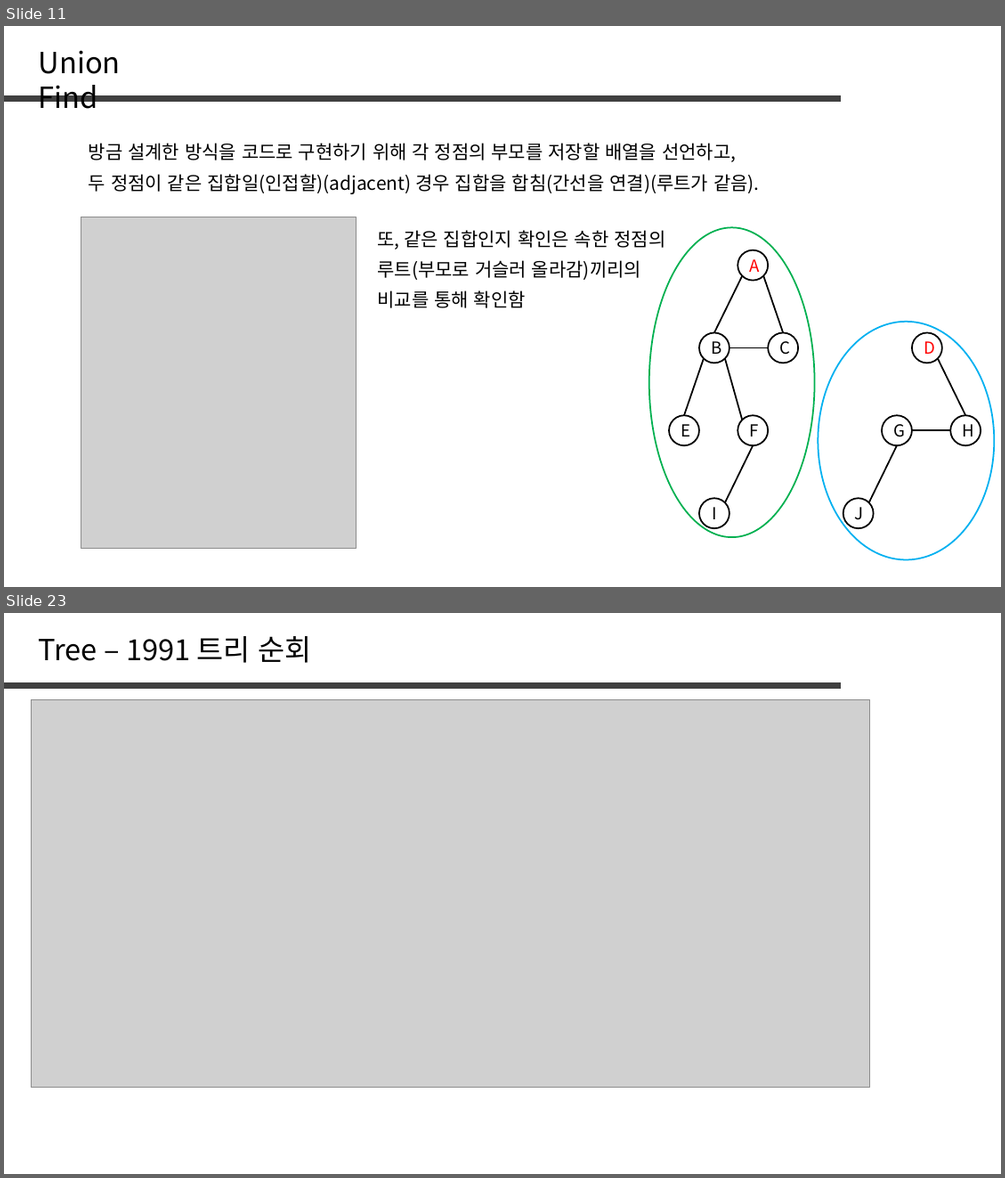
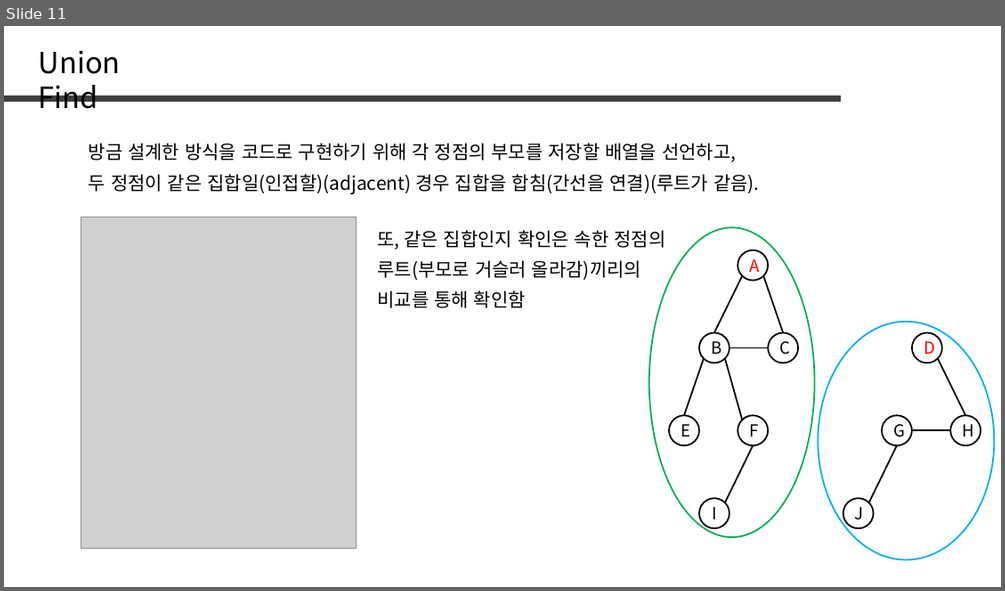
Before and after one commit to jaehoo1/PS-study, a slide deck: study/10_Disjoint Set.pptx. Shown one above the other, each under a label of ours: slides 11 and 23 before the commit, slide 11 after it; the slides between them are not shown. The pictures are 1005x1178 and 1005x591 pixels, drawn with LibreOffice and Linux fonts; fonts in the diff are those of the drawing; grey boxes stand for pictures. Boxes give left, top, right and bottom in pixels: in the first picture for what was removed or moved away, otherwise in the second. Text is boxed around its words. In the diff, an @@ line names an element or a change of style, - is before the commit and + after.

```diff
--- a/study/10_Disjoint Set.pptx
+++ b/study/10_Disjoint Set.pptx
@@ slide 23 removed at bbox=[4, 613, 1001, 1174], background #FFFFFF @@
@@ text removed at bbox=[39, 636, 312, 663] @@
-Tree – 1991 트리 순회
@@ line removed from (4, 686) to (841, 686) @@
@@ picture removed at bbox=[31, 699, 870, 1087] @@
```
Also in this commit, not shown: 1 slide changed, 22 slides added, 45 other slides removed.
